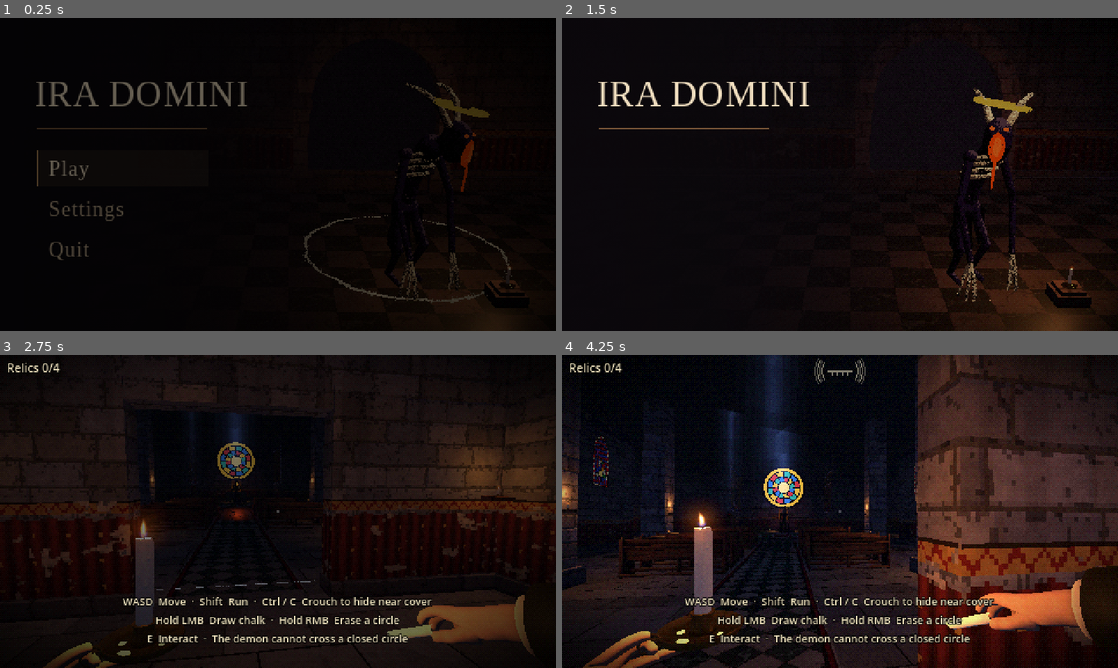
Above: before the commit, frames 1-4 (two rows, left to right).
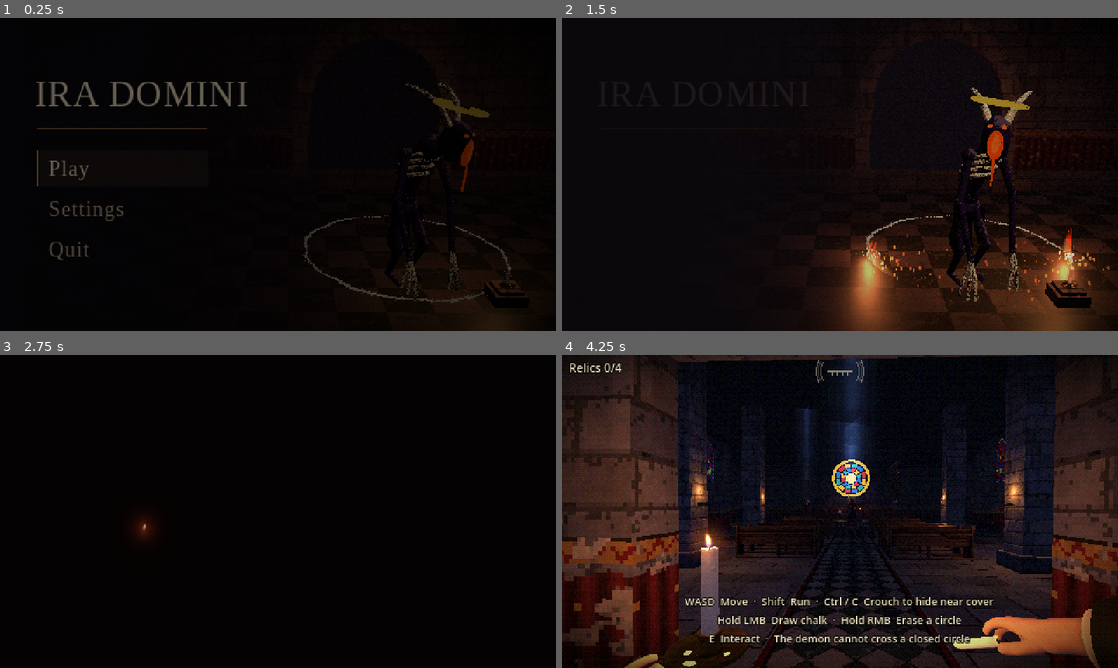
Above: after the commit, the same moments.

Repository: gagroma/Iradomini
Game: Godot game, scene res://menu.tscn
Two runs of this game, one before a commit and one after it. Both use one fixed random seed, a clock stepped at 60 frames per second and the inputs below.
Inputs (mouse positions are in pixels of both pictures, inside the frame that each line leads up to):
- Up to frame 1 (0.25 s): no input
- Up to frame 2 (1.5 s): click "Play" at 0.5 s; tap Enter at 1.25 s; move the mouse to (962, 158) at 1.27 s; hold D from 1.28 s (still down); tap E at 1.35 s; click (962, 158) at 1.42 s
- Up to frame 3 (2.75 s): release D at 2 s; drag from (166, 527) to (250, 574) at 2.02 s
- Up to frame 4 (4.25 s): move the mouse to (851, 505) at 2.77 s; hold Ctrl 2.78-3.53 s; hold W from 2.78 s (still down); click (851, 505) at 2.92 s; move the mouse to (834, 517) at 3.52 s; tap C at 3.6 s; click (834, 517) at 3.67 s

The runs differ from the first frame. In frame 1, 0.1% of the frame differs, in the area x 71-87%, y 20-91%; in frame 2, 8.3%; in frame 3, 30%; in frame 4, 63%, in the area x 0-100%, y 0-100%.

Commit message:
transition from the burning chalk circle to the players candle

Diff:
--- a/scripts/candle.gd
+++ b/scripts/candle.gd
@@ -66,6 +66,7 @@
 var _brass_mat: ShaderMaterial
 var _flame_root: Node3D
 var _flame_mat: ShaderMaterial
+var _flame_center := Vector3.ZERO
 
 var _time := 0.0
 var _prev := Vector3.ZERO
@@ -202,6 +203,10 @@
 	return mm
 
 
+func flame_center() -> Vector3:
+	return _flame_center
+
+
 # Called by player.gd every physics frame. fear: 0..1 from the demon.
 func tick(dt: float, fear: float) -> void:
 	if dt <= 0.0:
@@ -273,10 +278,10 @@
 	_flame_mat.set_shader_parameter("lean", _lean)
 	_flame_mat.set_shader_parameter("size", size_now)
 	_flame_mat.set_shader_parameter("turbulence", _turb)
-	var flame_mid = base + Vector3(_lean.x * 0.3, 0.4, _lean.y * 0.3) * FLAME_HEIGHT * size_now
+	_flame_center = base + Vector3(_lean.x * 0.3, 0.4, _lean.y * 0.3) * FLAME_HEIGHT * size_now
 	for m in [_wax_mat, _cap_mat, _brass_mat]:
 		m.set_shader_parameter("glow", clampf(size_now, 0.0, 1.2))
-		m.set_shader_parameter("flame_world", flame_mid)
+		m.set_shader_parameter("flame_world", _flame_center)
 
 	# --- the light follows the flame ---
 	var mid = base + Vector3(_lean.x * 0.35, 0.45, _lean.y * 0.35) * FLAME_HEIGHT * size_now
--- /dev/null
+++ b/scripts/flame_transition.gd
@@ -0,0 +1,75 @@
+extends CanvasLayer
+
+const EMBER_SHADER = preload("res://shaders/flame_transition.gdshader")
+
+var _surface: ShaderMaterial
+var _crackle: AudioStreamPlayer
+
+
+func _ready() -> void:
+	layer = 5
+	var veil := ColorRect.new()
+	veil.mouse_filter = Control.MOUSE_FILTER_IGNORE
+	add_child(veil)
+	veil.set_anchors_and_offsets_preset(Control.PRESET_FULL_RECT)
+	_surface = ShaderMaterial.new()
+	_surface.shader = EMBER_SHADER
+	veil.material = _surface
+
+
+func open_game(scene: PackedScene, ember_uv: Vector2, burn_sound: AudioStream) -> void:
+	# Keep the last crackle on the same reverb bus as the cathedral as scenes swap.
+	if burn_sound != null:
+		_crackle = AudioStreamPlayer.new()
+		_crackle.stream = burn_sound
+		_crackle.pitch_scale = 0.56
+		_crackle.volume_db = -11.0
+		add_child(_crackle)
+		_crackle.play()
+
+	_surface.set_shader_parameter("point", ember_uv)
+	var focus := create_tween().set_parallel()
+	focus.tween_method(_set_cover, 0.0, 1.0, 0.21).set_trans(Tween.TRANS_SINE)
+	focus.tween_method(_set_ember, 0.0, 1.0, 0.16)
+	await focus.finished
+
+	var tree := get_tree()
+	var game = scene.instantiate()
+	game.candle_intro = true
+	var result := tree.change_scene_to_node(game)
+	if result != OK:
+		game.free()
+		push_error("Could not start the game (%s)." % error_string(result))
+		tree.reload_current_scene()
+		queue_free()
+		return
+	await tree.scene_changed
+
+	var drift := create_tween().set_trans(Tween.TRANS_SINE).set_ease(Tween.EASE_IN_OUT)
+	drift.tween_method(_move_ember.bind(ember_uv, game.candle_flame_uv()), 0.0, 1.0, 0.26)
+	await drift.finished
+
+	var reveal := create_tween().set_parallel()
+	reveal.tween_method(_set_reveal, 0.0, 1.0, 0.49).set_trans(Tween.TRANS_SINE)
+	reveal.tween_method(_set_ember, 1.0, 0.0, 0.30)
+	await reveal.finished
+	game.finish_candle_intro()
+	queue_free()
+
+
+func _set_cover(amount: float) -> void:
+	_surface.set_shader_parameter("cover", amount)
+
+
+func _set_ember(amount: float) -> void:
+	_surface.set_shader_parameter("ember", amount)
+
+
+func _set_reveal(amount: float) -> void:
+	_surface.set_shader_parameter("reveal", amount)
+
+
+func _move_ember(amount: float, from: Vector2, to: Vector2) -> void:
+	var drift := from.lerp(to, amount)
+	drift.y -= sin(amount * PI) * 0.10
+	_surface.set_shader_parameter("point", drift)
--- a/scripts/main.gd
+++ b/scripts/main.gd
@@ -40,6 +40,7 @@
 var relics := []                # {"node", "light", "pos", "kind", "taken", "chapel"}
 var carried := 0                # relics in your hands
 var placed := 0                 # relics already on the altar
+var candle_intro := false
 
 var _seed := 0
 var _time := 0.0
@@ -102,8 +103,27 @@
 	hud.setup()
 	_spawn_relics()
 
-	_drone = sfx.loop("drone", -13.0)
+	_drone = sfx.loop("drone", -30.0 if candle_intro else -13.0)
 	_choir = sfx.loop("choir_rev", -60.0)
+	if candle_intro:
+		player.frozen = true
+		player.candle.tick(1.0 / 60.0, 0.0)
+		hud.hide()
+		_fade = 0.0
+	else:
+		Input.mouse_mode = Input.MOUSE_MODE_CAPTURED
+
+
+func candle_flame_uv() -> Vector2:
+	return player.cam.unproject_position(player.candle.flame_center()) / get_viewport().get_visible_rect().size
+
+
+func finish_candle_intro() -> void:
+	candle_intro = false
+	player.frozen = false
+	hud.show()
+	if _drone != null:
+		create_tween().tween_property(_drone, "volume_db", -13.0, 0.65)
 	Input.mouse_mode = Input.MOUSE_MODE_CAPTURED
 
 
@@ -163,6 +183,8 @@
 # ------------------------------------------------------------------- INPUT
 
 func _unhandled_input(event: InputEvent) -> void:
+	if candle_intro:
+		return
 	if event is InputEventKey and event.pressed and not event.echo:
 		if event.physical_keycode == KEY_E:
 			_interact()
--- a/scripts/menu.gd
+++ b/scripts/menu.gd
@@ -1,14 +1,16 @@
 extends Node3D
 
 const Sfx = preload("res://scripts/sfx.gd")
+const FlameTransition = preload("res://scripts/flame_transition.gd")
 const POST_SHADER = preload("res://shaders/post.gdshader")
-const GAME_SCENE := "res://main.tscn"
+const GAME_SCENE = preload("res://main.tscn")
 const INK := Color("#f1dfc0")
 const MUTED_INK := Color("#bba587")
 const BRASS := Color("#b48c5a")
 
 var _choices: Control
 var _settings: Control
+var _title_art: Control
 var _play_button: Button
 var _settings_button: Button
 var _volume_slider: HSlider
@@ -59,19 +61,15 @@
 	await _stage.face_camera()
 	if _breath != null:
 		_breath.stop()
-	_sfx.play("burn", -6.0, 0.8)
+	_sfx.play("burn", -4.0, 0.52)
+	if _drone != null:
+		create_tween().tween_property(_drone, "volume_db", -60.0, 1.2)
+	var title_fade := create_tween()
+	title_fade.tween_property(_title_art, "modulate:a", 0.0, 0.65)
 	await _stage.burn_circle()
-
-	var transition := create_tween()
-	transition.tween_interval(0.13)
-	transition.tween_property(_fade, "color:a", 1.0, 0.44).set_trans(Tween.TRANS_SINE)
-	if _drone != null:
-		transition.parallel().tween_property(_drone, "volume_db", -50.0, 0.44)
-	await transition.finished
-	var result := get_tree().change_scene_to_file(GAME_SCENE)
-	if result != OK:
-		push_error("Could not start the game (%s)." % error_string(result))
-		get_tree().reload_current_scene()
+	var transition := FlameTransition.new()
+	get_tree().root.add_child(transition)
+	transition.open_game(GAME_SCENE, _stage.last_ember_uv(), _sfx.streams.get("burn"))
 
 
 func _open_settings() -> void:
@@ -122,13 +120,16 @@
 	post.material = post_material
 	_add_left_shade(ui)
 
-	_label(ui, "IRA DOMINI", Vector2(30, 48), 31, INK, _display_font)
+	_title_art = Control.new()
+	_title_art.mouse_filter = Control.MOUSE_FILTER_IGNORE
+	ui.add_child(_title_art)
+	_label(_title_art, "IRA DOMINI", Vector2(30, 48), 31, INK, _display_font)
 	var rule := ColorRect.new()
 	rule.position = Vector2(32, 95)
 	rule.size = Vector2(147, 1)
 	rule.color = Color("#795638")
 	rule.mouse_filter = Control.MOUSE_FILTER_IGNORE
-	ui.add_child(rule)
+	_title_art.add_child(rule)
 
 	_choices = Control.new()
 	_choices.mouse_filter = Control.MOUSE_FILTER_IGNORE
--- a/scripts/menu_stage.gd
+++ b/scripts/menu_stage.gd
@@ -5,11 +5,15 @@
 const Models = preload("res://scripts/models.gd")
 const WALL_SHADER = preload("res://shaders/psx_wall_paint.gdshader")
 const FLOOR_SHADER = preload("res://shaders/psx_floor.gdshader")
+const FIRE_SHADER = preload("res://shaders/menu_chalk_fire.gdshader")
 const CHALK_COLOR := Color("#d2bd99")
 
 const CIRCLE_CENTER := Vector3(1.79, 0.0, 0.0)
 const CIRCLE_RADIUS := 1.54
 const CHALK_SEGMENTS := 128
+const BURN_TIME := 1.28
+const FLAME_HEIGHT := 0.63
+const SPARK_LIFETIME := 0.64
 const IDLE_HEAD := Vector3(0.10, 0.31, -0.03)
 
 var _wailer: Node3D
@@ -19,7 +23,10 @@
 var _candle: Node3D
 var _chalk: MeshInstance3D
 var _chalk_material: ShaderMaterial
-var _dust: CPUParticles3D
+var _flames: MeshInstance3D
+var _fire_material: ShaderMaterial
+var _ember_lights: Array[OmniLight3D] = []
+var _sparks: Array[CPUParticles3D] = []
 var _time := 0.0
 var _burn_progress := 0.0
 
@@ -30,7 +37,7 @@
 	_camera.look_at(Vector3(-0.18, 1.24, 0.0))
 	_build_chamber()
 	_build_circle()
-	_make_dust()
+	_build_fire()
 
 	var model := Models.wailer()
 	_wailer = model["root"]
@@ -52,7 +59,7 @@
 
 func _process(delta: float) -> void:
 	_time += delta
-	_spine.rotation.x = sin(_time * 2.0) * 0.01 + _burn_progress * 0.065
+	_spine.rotation.x = sin(_time * 1.35) * 0.01 + _burn_progress * 0.065
 	_candle.tick(delta, _burn_progress * 0.75)
 
 
@@ -62,47 +69,70 @@
 
 func face_camera() -> void:
 	_idle.kill()
+	var glance := create_tween().set_trans(Tween.TRANS_CUBIC).set_ease(Tween.EASE_OUT)
+	glance.tween_property(_head, "rotation", _camera_gaze(), 0.32)
+	await glance.finished
+
+
+func _camera_gaze() -> Vector3:
 	var to_camera := _spine.global_basis.inverse() * (_camera.global_position - _head.global_position)
 	# The splat model faces +Z underneath the Wailer's flipped root.
 	var yaw := atan2(to_camera.x, to_camera.z)
 	var pitch := atan2(-to_camera.y, Vector2(to_camera.x, to_camera.z).length())
-	var glance := create_tween().set_trans(Tween.TRANS_CUBIC).set_ease(Tween.EASE_OUT)
-	glance.tween_property(_head, "rotation", Vector3(pitch, yaw, 0.0), 0.22)
-	await glance.finished
+	return Vector3(pitch, yaw, 0.0)
 
 
 func burn_circle() -> void:
-	_dust.restart()
-	_dust.emitting = true
+	_flames.show()
 	var burn := create_tween()
-	burn.tween_method(_set_burn_progress, 0.0, 1.0, 0.66)
+	burn.tween_method(_set_burn_progress, 0.0, 1.0, BURN_TIME)
 	await burn.finished
 	_chalk.hide()
+	_flames.hide()
+
+
+func last_ember_uv() -> Vector2:
+	var position_on_ring := _circle_point(PI) + Vector3.UP * 0.22
+	return _camera.unproject_position(position_on_ring) / get_viewport().get_visible_rect().size
 
 
 func _set_burn_progress(progress: float) -> void:
 	_burn_progress = progress
-	_chalk_material.set_shader_parameter("burn_progress", progress)
+	var front := lerpf(-0.08, 1.08, progress)
+	_chalk_material.set_shader_parameter("burn_front", front)
+	_fire_material.set_shader_parameter("burn_front", front)
+	var angle := clampf(front, 0.0, 1.0) * PI
+	var heat := smoothstep(-0.08, 0.07, front) * (1.0 - smoothstep(0.88, 1.08, front))
+	for i in range(_ember_lights.size()):
+		var side := 1.0 if i == 0 else -1.0
+		var ember := _ember_lights[i]
+		ember.position = _circle_point(angle * side) + Vector3.UP * 0.24
+		ember.light_energy = heat * (3.5 + 0.7 * sin(_time * 33.0 + float(i) * 9.0))
+		_sparks[i].emitting = front >= -0.04 and front < 1.02
 
 
 func _start_idle() -> void:
 	_idle = create_tween().set_loops().set_trans(Tween.TRANS_SINE).set_ease(Tween.EASE_IN_OUT)
-	_idle.tween_interval(0.9)
-	_idle.tween_property(_head, "rotation", Vector3(0.06, 0.66, -0.04), 1.1)
-	_idle.tween_interval(0.65)
-	_idle.tween_property(_head, "rotation", Vector3(0.53, 0.17, 0.07), 0.95)
-	_idle.tween_interval(1.1)
-	_idle.tween_property(_head, "rotation", Vector3(0.06, -0.18, 0.03), 1.35)
-	_idle.tween_interval(0.8)
-	_idle.tween_property(_head, "rotation", IDLE_HEAD, 1.1)
+	_idle.tween_interval(2.6)
+	_idle.tween_property(_head, "rotation", Vector3(0.06, 0.66, -0.04), 2.3)
+	_idle.tween_interval(1.9)
+	_idle.tween_property(_head, "rotation", Vector3(0.53, 0.17, 0.07), 2.5)
+	_idle.tween_interval(2.8)
+	_idle.tween_property(_head, "rotation", Vector3(0.06, -0.18, 0.03), 2.6)
+	_idle.tween_interval(1.8)
+	_idle.tween_property(_head, "rotation", IDLE_HEAD, 2.15)
+
+
+func _circle_point(angle: float) -> Vector3:
+	var radius := CIRCLE_RADIUS + sin(angle * 9.0) * 0.018 + sin(angle * 17.0) * 0.009
+	return CIRCLE_CENTER + Vector3(sin(angle), 0.0, cos(angle)) * radius
 
 
 func _build_circle() -> void:
 	var points := PackedVector2Array()
 	for i in range(CHALK_SEGMENTS):
-		var angle := TAU * float(i) / CHALK_SEGMENTS
-		var radius := CIRCLE_RADIUS + sin(angle * 9.0) * 0.018 + sin(angle * 17.0) * 0.009
-		points.append(Vector2(CIRCLE_CENTER.x, CIRCLE_CENTER.z) + Vector2(sin(angle), cos(angle)) * radius)
+		var point := _circle_point(TAU * float(i) / CHALK_SEGMENTS)
+		points.append(Vector2(point.x, point.z))
 	var mesh := ImmediateMesh.new()
 	Chalk.fill_ribbon(mesh, points, true, 0.11)
 	_chalk_material = ShaderMaterial.new()
@@ -115,32 +145,64 @@
 	add_child(_chalk)
 
 
-func _make_dust() -> void:
-	_dust = CPUParticles3D.new()
-	_dust.emitting = false
-	_dust.one_shot = true
-	_dust.amount = 72
-	_dust.lifetime = 0.6
-	_dust.explosiveness = 0.78
-	_dust.local_coords = true
-	_dust.emission_shape = CPUParticles3D.EMISSION_SHAPE_BOX
-	_dust.emission_box_extents = Vector3(0.24, 0.012, 0.035)
-	_dust.direction = Vector3(0.0, 0.55, 1.0)
-	_dust.spread = 55.0
-	_dust.gravity = Vector3(0.0, -2.6, 0.0)
-	_dust.initial_velocity_min = 0.25
-	_dust.initial_velocity_max = 1.25
-	_dust.scale_amount_min = 0.48
-	_dust.scale_amount_max = 1.45
-	_dust.position = CIRCLE_CENTER + Vector3(0.0, 0.025, CIRCLE_RADIUS)
-	var grain := BoxMesh.new()
-	grain.size = Vector3(0.019, 0.016, 0.019)
+func _build_fire() -> void:
+	_fire_material = ShaderMaterial.new()
+	_fire_material.shader = FIRE_SHADER
+	var mesh := ImmediateMesh.new()
+	mesh.surface_begin(Mesh.PRIMITIVE_TRIANGLE_STRIP, _fire_material)
+	for i in range(CHALK_SEGMENTS + 1):
+		var u := float(i) / CHALK_SEGMENTS
+		var point := _circle_point(TAU * u) + Vector3.UP * 0.012
+		mesh.surface_set_uv(Vector2(u, 0.0))
+		mesh.surface_add_vertex(point)
+		mesh.surface_set_uv(Vector2(u, 1.0))
+		mesh.surface_add_vertex(point + Vector3.UP * FLAME_HEIGHT)
+	mesh.surface_end()
+	_flames = MeshInstance3D.new()
+	_flames.mesh = mesh
+	_flames.hide()
+	add_child(_flames)
+
 	var material := StandardMaterial3D.new()
 	material.shading_mode = BaseMaterial3D.SHADING_MODE_UNSHADED
-	material.albedo_color = Color("#e7a96e")
-	grain.material = material
-	_dust.mesh = grain
-	add_child(_dust)
+	material.transparency = BaseMaterial3D.TRANSPARENCY_ALPHA
+	material.blend_mode = BaseMaterial3D.BLEND_MODE_ADD
+	material.vertex_color_use_as_albedo = true
+	var spark_mesh := BoxMesh.new()
+	spark_mesh.size = Vector3(0.018, 0.036, 0.018)
+	spark_mesh.material = material
+	var colors := Gradient.new()
+	colors.offsets = PackedFloat32Array([0.0, 0.24, 1.0])
+	colors.colors = PackedColorArray([Color("#fff3bd"), Color("#ff922f"), Color("#cb231800")])
+	for i in range(2):
+		var ember := OmniLight3D.new()
+		ember.light_color = Color("#ff8543")
+		ember.light_energy = 0.0
+		ember.omni_range = 3.7
+		ember.omni_attenuation = 1.35
+		add_child(ember)
+		_ember_lights.append(ember)
+
+		var sparks := CPUParticles3D.new()
+		sparks.emitting = false
+		sparks.amount = 110
+		sparks.lifetime = SPARK_LIFETIME
+		sparks.lifetime_randomness = 0.32
+		sparks.local_coords = false
+		sparks.emission_shape = CPUParticles3D.EMISSION_SHAPE_SPHERE
+		sparks.emission_sphere_radius = 0.09
+		sparks.direction = Vector3.UP
+		sparks.spread = 57.0
+		sparks.gravity = Vector3(0.0, -1.25, 0.0)
+		sparks.initial_velocity_min = 0.55
+		sparks.initial_velocity_max = 2.7
+		sparks.scale_amount_min = 0.46
+		sparks.scale_amount_max = 1.25
+		sparks.color_ramp = colors
+		sparks.mesh = spark_mesh
+		sparks.position.y = -0.19
+		ember.add_child(sparks)
+		_sparks.append(sparks)
 
 
 func _build_chamber() -> void:
--- a/shaders/chalk_line.gdshader
+++ b/shaders/chalk_line.gdshader
@@ -20,7 +20,7 @@
 uniform vec4 color : source_color = vec4(0.95, 0.9, 0.74, 1.0);
 uniform float fade : hint_range(0.0, 1.0) = 0.0;   // 1 = rubbed away
 uniform float seed = 0.0;
-uniform float burn_progress = -1.0;               // title screen only
+uniform float burn_front = -1.0;                  // title screen only
 uniform vec2 burn_origin = vec2(0.0);
 
 const float EDGE = 0.62;    // |across| where the line nominally ends
@@ -91,11 +91,11 @@
 	}
 	ALBEDO = color.rgb * tone;
 
-	if (burn_progress >= 0.0) {
+	if (burn_front > -0.09) {
 		// Two ember fronts travel from the near edge and meet at the back.
 		vec2 offset = wpos.xz - burn_origin;
 		float angle = abs(atan(offset.x, offset.y)) / PI;
-		float distance_to_front = angle - mix(-0.08, 1.08, burn_progress);
+		float distance_to_front = angle - burn_front;
 		distance_to_front += (grain - 0.5) * 0.045;
 		if (distance_to_front < 0.0) {
 			discard;
--- /dev/null
+++ b/shaders/flame_transition.gdshader
@@ -0,0 +1,23 @@
+shader_type canvas_item;
+
+uniform vec2 point = vec2(0.5);
+uniform float cover = 0.0;
+uniform float ember = 0.0;
+uniform float reveal = 0.0;
+
+void fragment() {
+	vec2 delta = (floor(UV / SCREEN_PIXEL_SIZE) - floor(point / SCREEN_PIXEL_SIZE));
+	float tick = floor(TIME * 24.0) / 24.0;
+	float flicker = 0.92 + 0.08 * sin(tick * 31.0);
+	float flame = length(vec2((delta.x + delta.y * 0.16) / 1.8, (delta.y + 1.2) / 3.7));
+	float core = 1.0 - smoothstep(0.36, 1.0, flame);
+	float halo = exp(-length(delta * vec2(1.0, 0.86)) * 0.17) * 0.55;
+	float heat = max(core, halo) * ember * flicker;
+	// Through the cut, the same ember is the only bright point in the frame.
+	vec3 color = mix(vec3(0.017, 0.008, 0.010), mix(vec3(0.97, 0.19, 0.027), vec3(1.0, 0.91, 0.65), core), heat);
+	float aspect = SCREEN_PIXEL_SIZE.x / SCREEN_PIXEL_SIZE.y;
+	float distance_from_wick = length((UV - point) * vec2(1.0, aspect));
+	float radius = mix(-0.18, length(vec2(1.0, aspect)) + 0.16, reveal);
+	float veil = cover * smoothstep(radius - 0.12, radius + 0.12, distance_from_wick);
+	COLOR = vec4(color, veil + (1.0 - veil) * heat);
+}
--- /dev/null
+++ b/shaders/menu_chalk_fire.gdshader
@@ -0,0 +1,36 @@
+shader_type spatial;
+render_mode unshaded, blend_add, depth_draw_never, cull_disabled, shadows_disabled;
+
+uniform float burn_front = -1.0;
+
+float hash(float n) {
+	return fract(sin(n * 91.73) * 21843.17);
+}
+
+float noise(float n) {
+	float cell = floor(n);
+	return mix(hash(cell), hash(cell + 1.0), smoothstep(0.0, 1.0, fract(n)));
+}
+
+void fragment() {
+	// UV.x goes around the ring. Both fronts start at the near edge.
+	float around = (1.0 - abs(2.0 * UV.x - 1.0));
+	float distance_to_front = around - burn_front;
+	float wake = smoothstep(-0.21, -0.025, distance_to_front)
+		* (1.0 - smoothstep(0.015, 0.065, distance_to_front));
+	float end = 1.0 - smoothstep(0.97, 1.08, burn_front);
+
+	// Quantize the noise so each tongue of flame fits the game's pixel art.
+	float along = floor(UV.x * 420.0) / 420.0;
+	float height = floor(UV.y * 40.0) / 40.0;
+	float tick = floor(TIME * 24.0) / 24.0;
+	float flicker = noise(along * 340.0 + tick * 14.0);
+	float tongues = noise(along * 170.0 - height * 8.0 + tick * 11.0);
+	float tip = wake * (0.21 + 0.58 * tongues + 0.18 * flicker);
+	float silhouette = 1.0 - smoothstep(tip - 0.07, tip, height);
+	float base = wake * (1.0 - smoothstep(0.025, 0.14, height));
+	float core = (1.0 - smoothstep(0.04, 0.53, height)) * (0.45 + 0.55 * flicker);
+
+	ALBEDO = mix(vec3(0.94, 0.13, 0.018), vec3(1.0, 0.88, 0.48), core);
+	ALPHA = end * max(base * 0.75, silhouette * wake * (0.65 + 0.30 * tongues));
+}
Not shown, added: scripts/flame_transition.gd.uid
Not shown, added: shaders/flame_transition.gdshader.uid
Not shown, added: shaders/menu_chalk_fire.gdshader.uid
